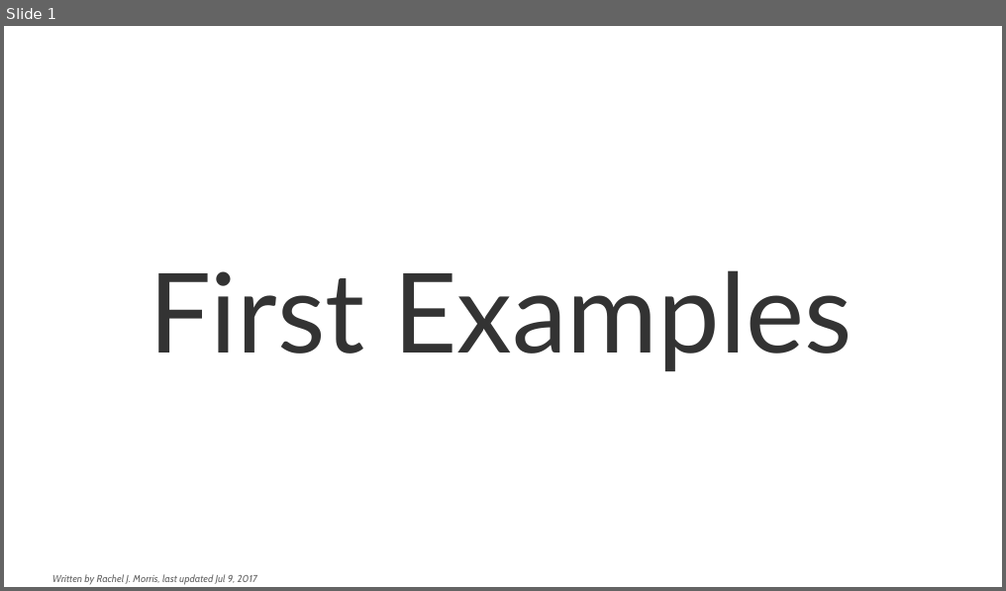
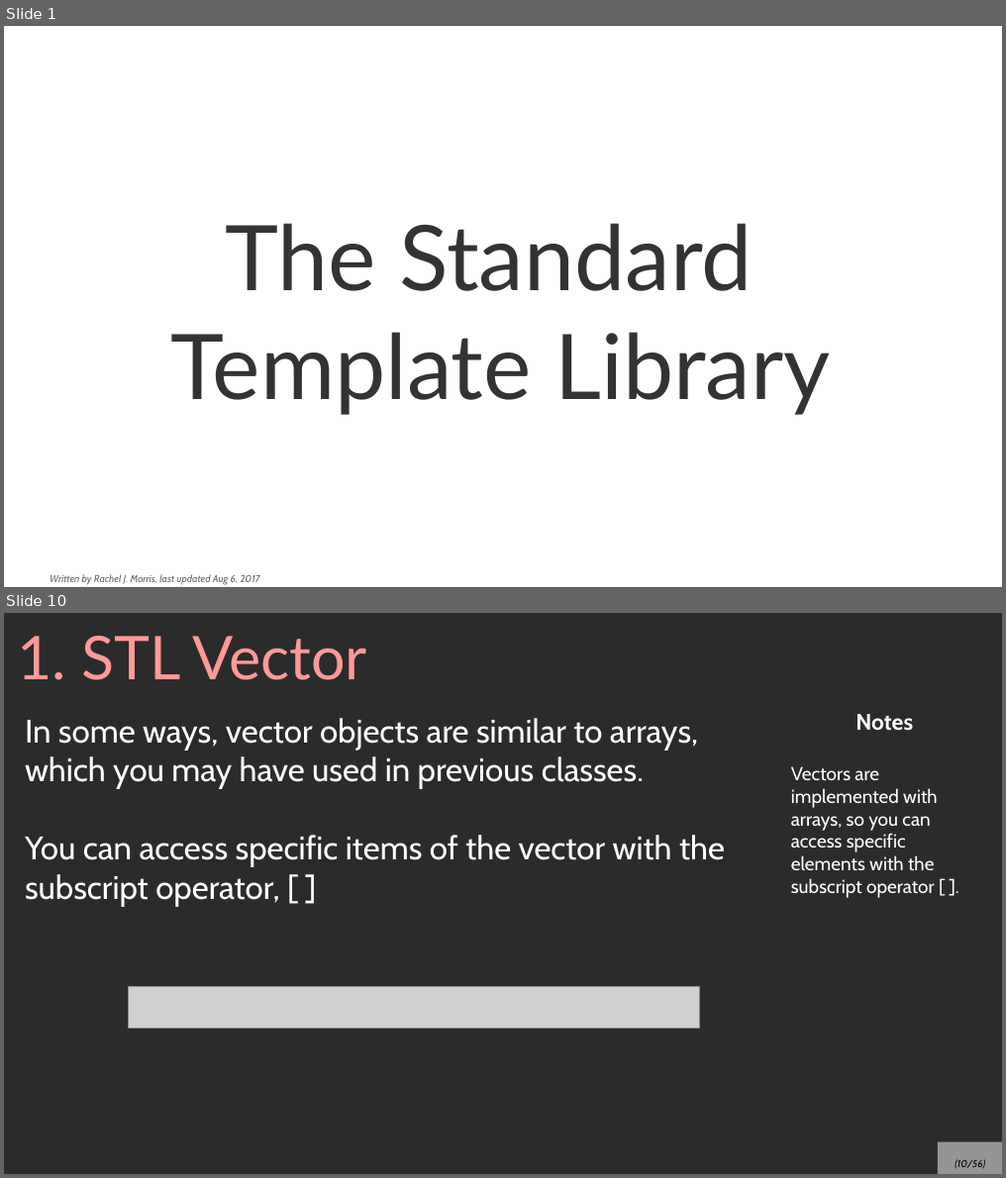
Before and after one commit to mariamhabib/CS250-Data-Structures, a slide deck: Lectures/1_Using_STL_structures.odp. Shown one above the other, each under a label of ours: slide 1 before the commit, slides 1 and 10 after it; the slides between them are not shown. The pictures are 1006x591 and 1006x1178 pixels, drawn with LibreOffice and Linux fonts; fonts in the diff are those of the drawing; grey boxes stand for pictures; background and template pictures are left out; a plain dark background stands for a picture behind light text. Boxes give left, top, right and bottom in pixels: in the first picture for what was removed or moved away, otherwise in the second. Text is boxed around its words. In the diff, an @@ line names an element or a change of style, - is before the commit and + after.

```diff
--- a/Lectures/1_Using_STL_structures.odp
+++ b/Lectures/1_Using_STL_structures.odp
@@ slide 10 added at [4, 613, 1002, 1174], background picture (left out) @@
@@ title added at [18, 636, 367, 680], 48 pt, text #FF9999 @@
+1. STL Vector
@@ text added at [25, 718, 725, 907], 26 pt, text #FFFFFF @@
+In some ways, vector objects are similar to arrays, which you may have used in previous classes.
+You can access specific items of the vector with the subscript operator, [ ]
@@ text added at [791, 714, 938, 898], 15 pt, text #FFFFFF @@
+Notes
+Vectors are implemented with arrays, so you can access specific elements with the subscript operator [ ].
@@ picture added at [129, 987, 700, 1029] @@
@@ page number added at [938, 1143, 1002, 1174], fill #FFFFFF at 50% opacity, 8 pt, text #000000, italic @@
+(10/56)
@@ slide 1 changed as well @@
@@ title at [170, 223, 830, 415]: text changed; size 88 to 72 pt @@
-First Examples
+The Standard
+Template Library
@@ text at [50, 574, 260, 585]: text changed @@
-Written by Rachel J. Morris, last updated Jul 9, 2017
+Written by Rachel J. Morris, last updated Aug 6, 2017
```
Also in this commit, not shown: 54 other slides added, 4 slides removed, 1 other file.
